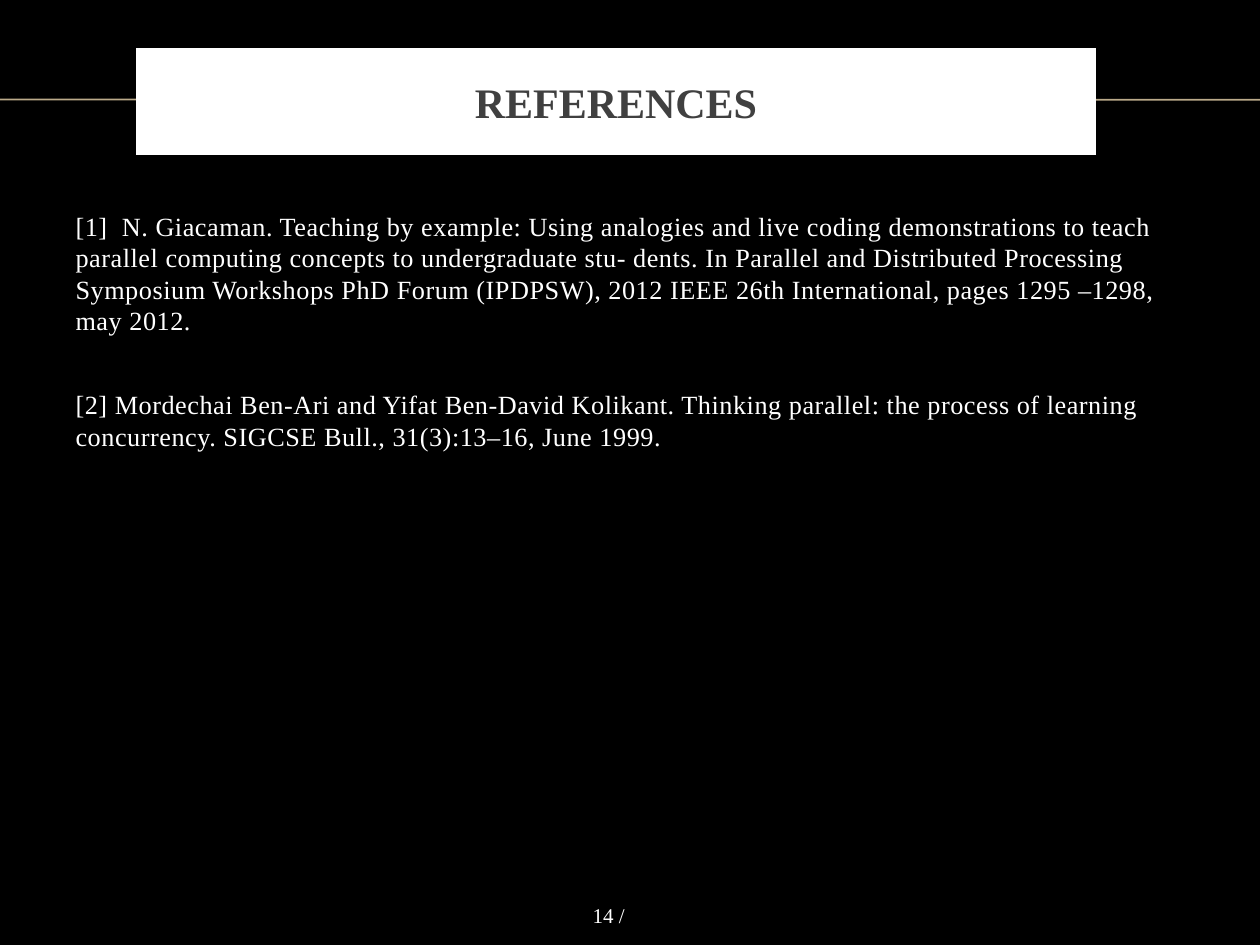
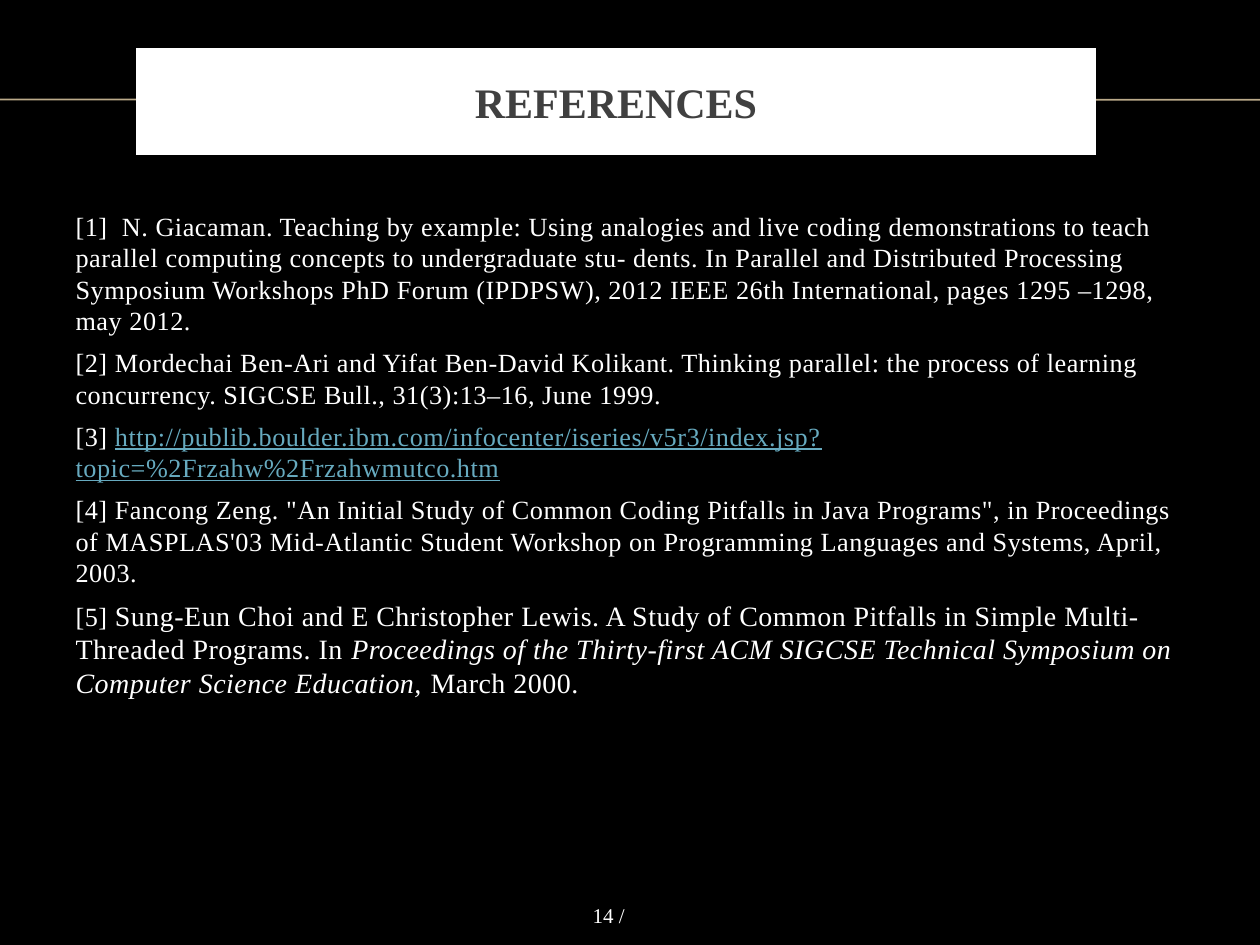
Before and after one commit to vong-srey/Paravantage, a slide deck: slide 14 of Presentation.pptx. Drawn at 1260x945 pixels with LibreOffice and Linux fonts; fonts in the diff are those of the drawing; background and template pictures are left out. Boxes give left, top, right and bottom in pixels: in the first picture for what was removed or moved away, otherwise in the second. Text is boxed around its words. In the diff, an @@ line names an element or a change of style, - is before the commit and + after.

```diff
--- a/Presentation.pptx
+++ b/Presentation.pptx
@@ text at box(76, 427, 1170, 699): paragraphs added @@
+[3] http://publib.boulder.ibm.com/infocenter/iseries/v5r3/index.jsp?topic=%2Frzahw%2Frzahwmutco.htm
+[4] Fancong Zeng. "An Initial Study of Common Coding Pitfalls in Java Programs", in Proceedings of MASPLAS'03 Mid-Atlantic Student Workshop on Programming Languages and Systems, April, 2003.
+[5] Sung-Eun Choi and E Christopher Lewis. A Study of Common Pitfalls in Simple Multi-Threaded Programs. In Proceedings of the Thirty-first ACM SIGCSE Technical Symposium on Computer Science Education, March 2000.
```
Also in this commit, not shown: 4 other slides changed.
